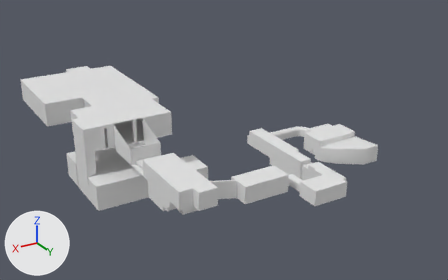
The Blender file godot/rooms/room_tutorial/res/room_tutorial.blend, before and after one commit.
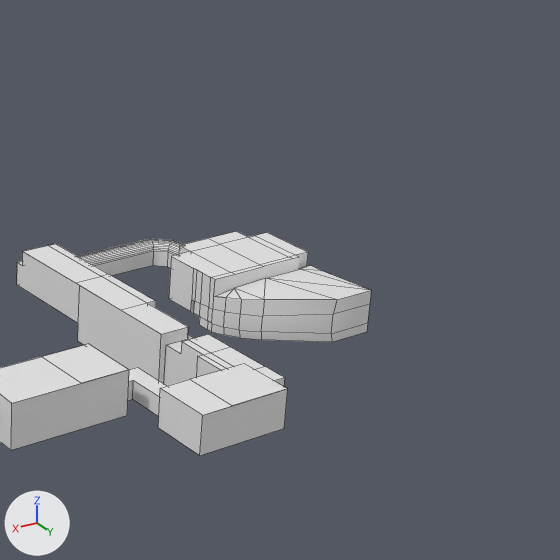
There are two pictures of each version: one whole from a 50 mm camera at (53.6, 109.4, 53.3) aimed at (-14.1, -3.3, -3.1), one close up on the part from 54% to 100% of the width and 14% to 88% of the height. The lights are fixed; the arrows at lower left show +X, +Y and +Z. The last two pictures show the newer version. The close-ups show mesh edges as thin lines.

In view in the first close-up: 'ceiling.000', 'ceiling.001', 'ceiling.002', 'ceiling.003', 'ceiling.009', 'ceiling_uv.000-col', 'wall.000', 'wall.083', 'wall.088', 'wall.093', 'wall_uv.000-col', 'wall_uv.001-col' and 10 more.
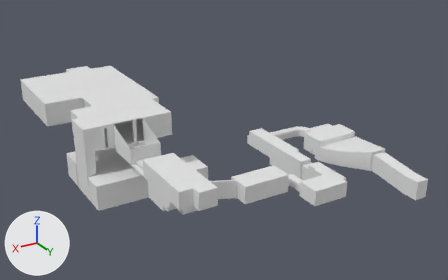
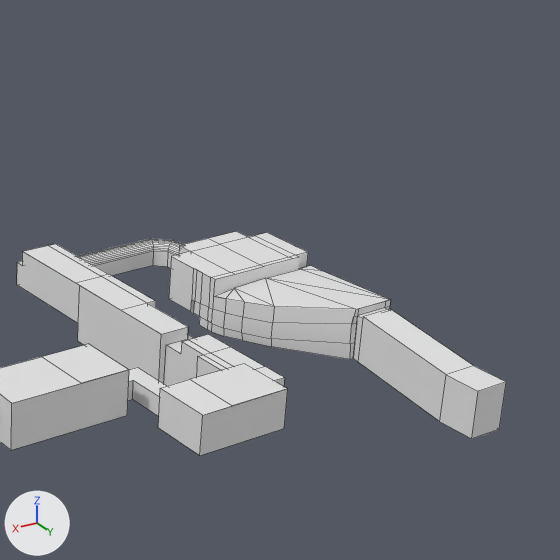
Pixel boxes (x1, y1, x2, y2) of what changed, in the close-ups (560 x 560 px; the box of a moved part takes in the faces that stretch with it):
'wall_uv.000-col', reshaped (7% narrower, 20% taller)
    before: (169, 256, 371, 342)
    after: (169, 256, 356, 359)
'wall.096', added
    after: (353, 308, 478, 439)
'ceiling_uv.000-col', reshaped (14% wider, 26% taller)
    before: (216, 266, 370, 300)
    after: (215, 266, 390, 309)
'ceiling_uv.002', added
    after: (364, 309, 505, 391)
'wall.095', added
    after: (472, 382, 506, 439)
'wall_uv.003', added
    after: (350, 300, 390, 359)
part 1 of me_grid_002, moved or reshaped
    before: (216, 270, 370, 300)
    after: (215, 270, 390, 309)
part 2 of me_cube_013, moved or reshaped
    before: (213, 290, 371, 342)
    after: (213, 296, 356, 359)

Edits to the bpy script that builds the scene:
```text
Change me_cube_013:
    used by ob_wall_uv_000_col; location = (-27.14, 18.41, -0.89)
    remove me_cube_013.from_pydata(...)  # 41 vertices, 25 faces; spans x -7.11..1.64, y -6.91..6.55, z -2.11..2.5
    add me_cube_013.from_pydata(...)  # 37 vertices, 22 faces; spans x -3.61..1.64, y -6.91..8.59, z -2.11..2.5
    me_cube_013 part 2: 12 vertices moved from x -0.33..1.39, y -0.37..2.3, z -2.04..1.65 to x -0.18..1.49, y -0.21..3.63, z -2.04..1.65; 8 vertices removed from x -7.11..-3.36, y 6.55, z -1.0..2.5; 4 vertices added at x -3.61..-3.36, y 8.59, z -1.61..2.5
Change me_grid_002:
    used by ob_ceiling_uv_000_col; location = (-30.63, 19.04, 0.65)
    remove me_grid_002.from_pydata(...)  # 12 vertices, 10 faces; spans x -4.87..5.1, y -2.07..5.93, z -0.55..0.96
    add me_grid_002.from_pydata(...)  # 12 vertices, 10 faces; spans x -4.87..5.11, y -2.07..7.96, z -0.55..0.96
    me_grid_002 part 1
    me_grid_002.vertices[1].co: (-0.12, 5.93, 0.96) -> (-0.12, 7.96, 0.96)  # pixel (336, 299) -> pixel (355, 309)
    me_grid_002.vertices[2].co: (-3.62, 5.93, 0.96) -> (-3.62, 7.96, 0.96)  # pixel (371, 290) -> pixel (390, 299)
    me_grid_002.vertices[4].co: (4.32, 0.26, -0.13) -> (4.45, 0.74, -0.13)  # pixel (241, 299) -> pixel (244, 301)
    me_grid_002.vertices[5].co: (3.28, 1.67, 0.12) -> (3.43, 3.0, 0.12)  # pixel (264, 299) -> pixel (274, 306)
    me_grid_002.vertices[6].co: (4.88, -0.92, -0.33) -> (4.98, -0.76, -0.33)  # pixel (225, 297) -> pixel (225, 298)
    me_grid_002.vertices[8].co: (5.1, -1.97, -0.55) -> (5.11, -1.97, -0.55)  # pixel (214, 296)
Add me_cube_006:
    me_cube_006.from_pydata([(-6.61, 17.59, 0.89), (-3.86, 17.59, 0.89), (-6.61, 20.59, 0.89), (-3.86, 20.59, 0.89), (-6.61, 9.15, 2.06), (-3.86, 9.15, 2.06)], [], [(3, 1, 0, 2), (0, 1, 5, 4)])
Add me_cube_002:
    me_cube_002.from_pydata(...)  # 20 vertices, 9 faces; spans x -7.11..-3.36, y 8.59, z -1.61..2.5
Add me_cube_009:
    me_cube_009.from_pydata([(-3.86, 8.59, -1.61), (-3.86, 17.59, -2.86), (-3.86, 17.59, 0.89), (-3.86, 20.59, -2.86), (-3.86, 20.59, 0.89), (-6.61, 9.15, 2.06), (-3.86, 9.15, 2.06), (-3.86, 9.15, -1.69), (-6.61, 8.59, 1.93), (-3.86, 8.59, 1.93), (-6.61, 9.15, 1.93), (-3.86, 9.15, 1.93)], [], [(1, 2, 4, 3), (7, 11, 6, 2, 1), (7, 0, 9, 11), (10, 11, 9, 8), (5, 6, 11, 10)])
Add me_cube_003:
    me_cube_003.from_pydata([(-6.61, 8.59, -1.61), (-6.61, 17.59, -2.86), (-6.61, 17.59, 0.89), (-6.61, 20.59, -2.86), (-6.61, 20.59, 0.89), (-6.61, 20.59, -2.86), (-3.86, 20.59, -2.86), (-6.61, 20.59, 0.89), (-3.86, 20.59, 0.89), (-6.61, 9.15, -1.69), (-6.61, 9.15, 2.06), (-6.61, 8.59, 1.93), (-6.61, 9.15, 1.93)], [], [(9, 1, 2, 10, 12), (2, 1, 3, 4), (6, 8, 7, 5), (0, 9, 12, 11)])
Add ob_ceiling_uv_002:
    ob_ceiling_uv_002 = bpy.data.objects.new('ceiling_uv.002', me_cube_006)
    ob_ceiling_uv_002.location = (-27.14, 18.41, -0.89)
Add ob_wall_uv_003:
    ob_wall_uv_003 = bpy.data.objects.new('wall_uv.003', me_cube_002)
    ob_wall_uv_003.location = (-27.14, 18.41, -0.89)
Add ob_wall_096:
    ob_wall_096 = bpy.data.objects.new('wall.096', me_cube_009)
    ob_wall_096.location = (-27.14, 18.41, -0.89)
Add ob_wall_095:
    ob_wall_095 = bpy.data.objects.new('wall.095', me_cube_003)
    ob_wall_095.location = (-27.14, 18.41, -0.89)
```
